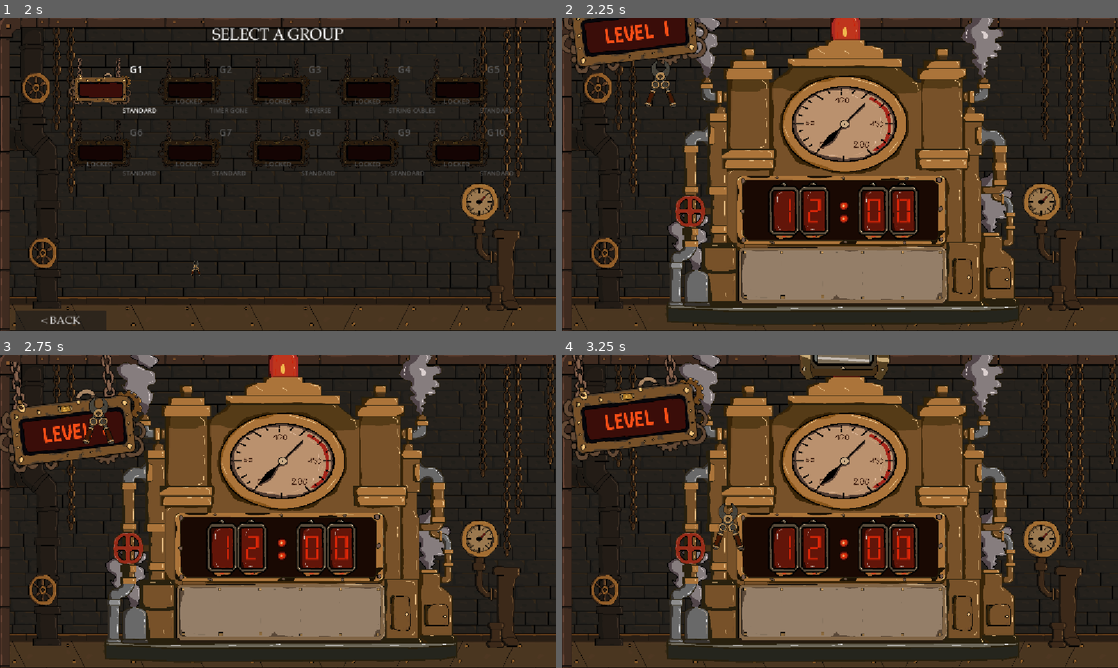
Above: before the commit, frames 1-4 (two rows, left to right).
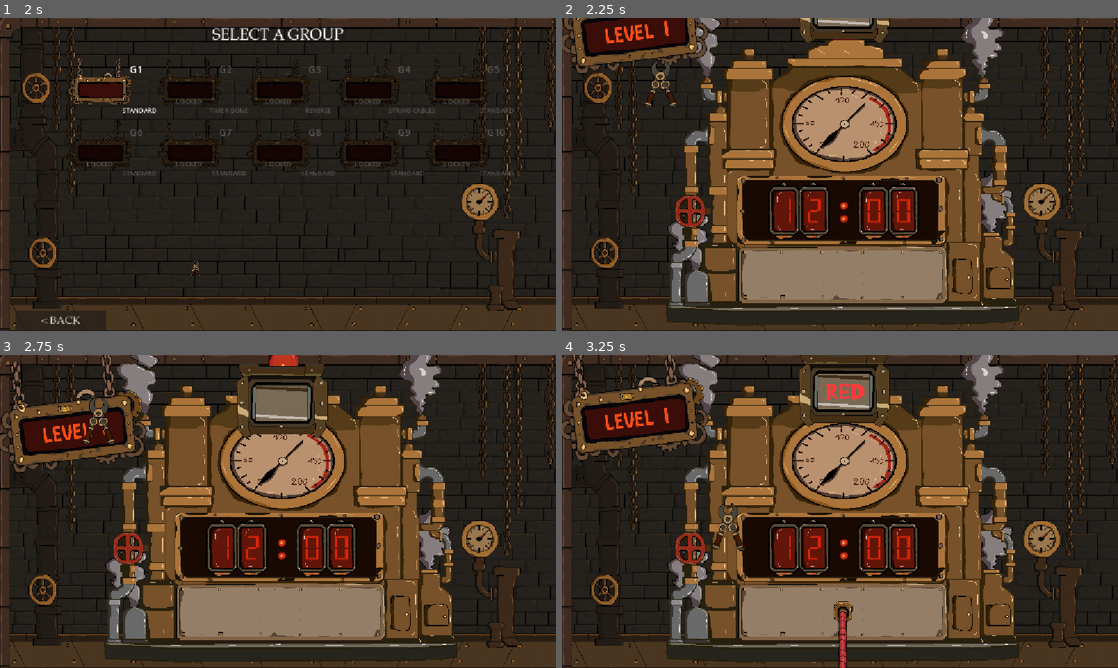
Above: after the commit, the same moments.

Repository: Coleim/cut_down_gmtk_2026
Game: Godot game, scene res://scenes/main_menu/MainMenu.tscn
Same seed, same stepped clock (60 frames per second), same inputs: the game is played once before the commit and once after it.
Inputs (mouse positions are in pixels of both pictures, inside the frame that each line leads up to):
- Up to frame 1 (2 s): move the mouse to (400, 158) at 0.52 s; click (400, 158) at 0.67 s; click (194, 268) at 1.25 s
- Up to frame 2 (2.25 s): click "G1" at 2 s
- Up to frame 3 (2.75 s): no input
- Up to frame 4 (3.25 s): move the mouse to (728, 527) at 2.77 s; click (728, 527) at 2.92 s

Frame 1 is identical in both runs. In frame 2, 1.0% of the frame differs, in the area x 42-59%, y 0-8%; in frame 3, 3.2%; in frame 4, 3.3%, in the area x 42-59%, y 0-100%.

Commit message:
BaseGame

Diff:
--- a/scenes/game_modes/GameStringCables.tscn
+++ /dev/null
@@ -1,7 +0,0 @@
-[gd_scene format=3 uid="uid://beei14wnfcrs0_scene"]
-
-[ext_resource type="PackedScene" uid="uid://b4dqsxq3fd23j_scene" path="res://scenes/game_modes/GameBase.tscn" id="1"]
-[ext_resource type="Script" uid="uid://beei14wnfcrs0" path="res://scripts/game_modes/GameStringCables.gd" id="2"]
-
-[node name="GameStringCables" instance=ExtResource("1")]
-script = ExtResource("2")
--- /dev/null
+++ b/scenes/game_modes/GameStrongCables.tscn
@@ -0,0 +1,7 @@
+[gd_scene format=3 uid="uid://bkpr4ktqi20wm"]
+
+[ext_resource type="PackedScene" uid="uid://gamebase001" path="res://scenes/game_modes/GameBase.tscn" id="1_2cr05"]
+[ext_resource type="Script" uid="uid://beei14wnfcrs0" path="res://scripts/game_modes/GameStringCables.gd" id="2_0h61s"]
+
+[node name="GameStringCables" unique_id=1723724464 instance=ExtResource("1_2cr05")]
+script = ExtResource("2_0h61s")
--- a/scripts/game_modes/GameBase.gd
+++ b/scripts/game_modes/GameBase.gd
@@ -49,7 +49,7 @@
 	_timer_running = false
 	_update_timer_display()
 
-	await _setup_panel()
+	_setup_panel()
 
 	var level_data: Dictionary = GameManager.generate_level_colors()
 	_cable_order      = level_data["to_cut"]
--- a/scripts/game_modes/GameStringCables.gd
+++ b/scripts/game_modes/GameStringCables.gd
@@ -1,6 +1,6 @@
 extends GameBase
 
-## String Cables mode — each cable must be clicked TWICE to cut.
+## Strong Cables mode — each cable must be clicked TWICE to cut.
 ## First click "strains" the cable (visual feedback); second click cuts it.
 
 # Tracks which cables have been clicked once already
